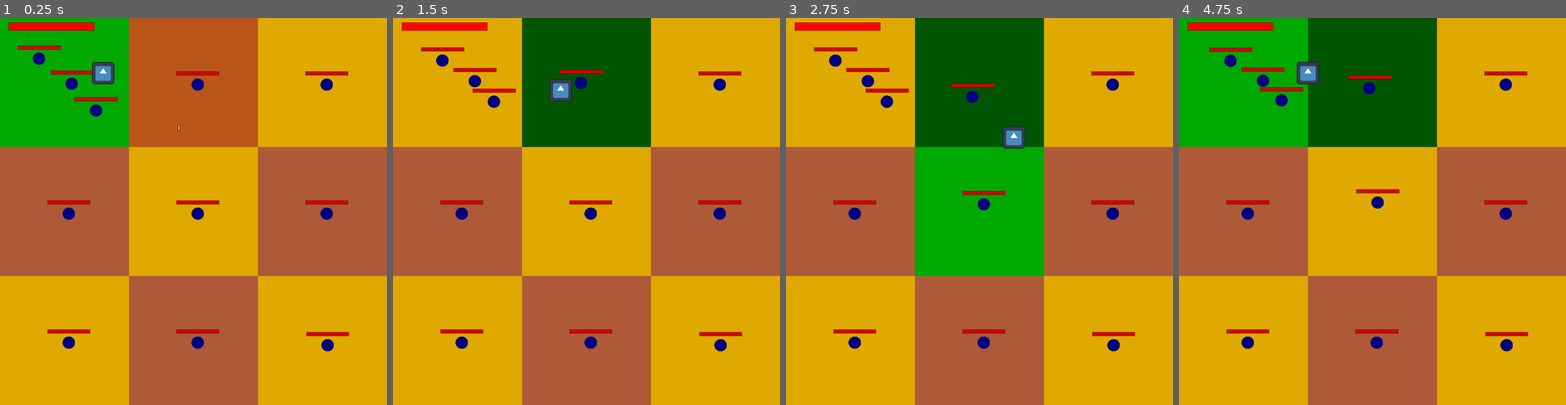
Above: before the commit, frames 1-4 (left to right).
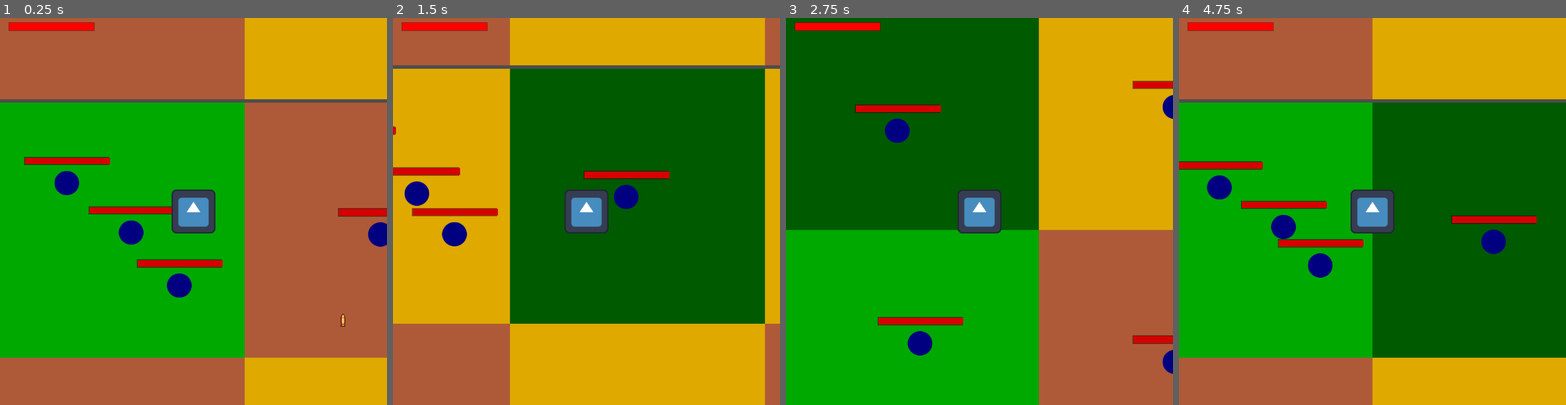
Above: after the commit, the same moments.

Repository: Jcalafange/IA_para_jogos
Game: Godot game, scene res://Cena1.tscn
The game is run twice, just before and just after one commit, with the same random seed, the same clock (stepped at 60 frames per second) and the same inputs. The engine's default icon, where the game draws it, is replaced by a stand-in: a white triangle on a blue panel in a dark square.
Inputs (mouse positions are in pixels of both pictures, inside the frame that each line leads up to):
- Up to frame 1 (0.25 s): no input
- Up to frame 2 (1.5 s): move the mouse to (671, 192) at 0.52 s; hold D (move_right) 0.53-1.28 s; click (671, 192) at 0.67 s; move the mouse to (509, 230) at 1.27 s; hold S (move_down) from 1.28 s (still down)
- Up to frame 3 (2.75 s): move the mouse to (1018, 126) at 2.02 s; release S (move_down) at 2.03 s; hold D (move_right) from 2.03 s (still down)
- Up to frame 4 (4.75 s): move the mouse to (1353, 288) at 2.77 s; release D (move_right) at 2.78 s; hold W (move_up) 2.78-3.53 s; click (1353, 288) at 2.92 s; move the mouse to (1488, 269) at 3.52 s; hold A (move_left) from 3.53 s (still down); move the mouse to (1256, 153) at 4.27 s

The runs differ from the first frame. In frame 1, 70% of the frame differs, in the area x 0-100%, y 0-100%; in frame 2, 72%; in frame 3, 71%; in frame 4, 81%.

Commit message:
aumentado o mapa em 5x5 zonas, adcionado camera que segue personagem

Diff:
--- a/Cena1.tscn
+++ b/Cena1.tscn
@@ -21,7 +21,7 @@
 modulate = Color(0.87451, 0.662745, 0, 1)
 
 [node name="Zone2" parent="GameController" groups=["Zonas"] instance=ExtResource("2_ibn4e")]
-modulate = Color(0.733333, 0.337255, 0.105882, 1)
+modulate = Color(0.682756, 0.354165, 0.220219, 1)
 position = Vector2(300, 0)
 
 [node name="Zone3" parent="GameController" groups=["Zonas"] instance=ExtResource("2_ibn4e")]
@@ -52,6 +52,78 @@
 modulate = Color(0.87451, 0.662745, 0, 1)
 position = Vector2(600, 600)
 
+[node name="Zone10" parent="GameController" groups=["Zonas"] instance=ExtResource("2_ibn4e")]
+modulate = Color(0.682756, 0.354165, 0.220219, 1)
+position = Vector2(0, 904)
+
+[node name="Zone11" parent="GameController" groups=["Zonas"] instance=ExtResource("2_ibn4e")]
+modulate = Color(0.87451, 0.662745, 0, 1)
+position = Vector2(300, 904)
+
+[node name="Zone12" parent="GameController" groups=["Zonas"] instance=ExtResource("2_ibn4e")]
+modulate = Color(0.682756, 0.354165, 0.220219, 1)
+position = Vector2(600, 904)
+
+[node name="Zone13" parent="GameController" groups=["Zonas"] instance=ExtResource("2_ibn4e")]
+modulate = Color(0.682756, 0.354165, 0.220219, 1)
+position = Vector2(-304, 600)
+
+[node name="Zone14" parent="GameController" groups=["Zonas"] instance=ExtResource("2_ibn4e")]
+modulate = Color(0.87451, 0.662745, 0, 1)
+position = Vector2(-304, 904)
+
+[node name="Zone15" parent="GameController" groups=["Zonas"] instance=ExtResource("2_ibn4e")]
+modulate = Color(0.682756, 0.354165, 0.220219, 1)
+position = Vector2(-304, -8)
+
+[node name="Zone16" parent="GameController" groups=["Zonas"] instance=ExtResource("2_ibn4e")]
+modulate = Color(0.87451, 0.662745, 0, 1)
+position = Vector2(-304, 296)
+
+[node name="Zone17" parent="GameController" groups=["Zonas"] instance=ExtResource("2_ibn4e")]
+modulate = Color(0.87451, 0.662745, 0, 1)
+position = Vector2(-608, -8)
+
+[node name="Zone18" parent="GameController" groups=["Zonas"] instance=ExtResource("2_ibn4e")]
+modulate = Color(0.682756, 0.354165, 0.220219, 1)
+position = Vector2(-608, 296)
+
+[node name="Zone19" parent="GameController" groups=["Zonas"] instance=ExtResource("2_ibn4e")]
+modulate = Color(0.87451, 0.662745, 0, 1)
+position = Vector2(-304, 904)
+
+[node name="Zone20" parent="GameController" groups=["Zonas"] instance=ExtResource("2_ibn4e")]
+modulate = Color(0.87451, 0.662745, 0, 1)
+position = Vector2(-608, 600)
+
+[node name="Zone21" parent="GameController" groups=["Zonas"] instance=ExtResource("2_ibn4e")]
+modulate = Color(0.682756, 0.354165, 0.220219, 1)
+position = Vector2(-608, 904)
+
+[node name="Zone22" parent="GameController" groups=["Zonas"] instance=ExtResource("2_ibn4e")]
+modulate = Color(0.682756, 0.354165, 0.220219, 1)
+position = Vector2(0, -304)
+
+[node name="Zone23" parent="GameController" groups=["Zonas"] instance=ExtResource("2_ibn4e")]
+modulate = Color(0.87451, 0.662745, 0, 1)
+position = Vector2(300, -304)
+
+[node name="Zone24" parent="GameController" groups=["Zonas"] instance=ExtResource("2_ibn4e")]
+modulate = Color(0.682756, 0.354165, 0.220219, 1)
+position = Vector2(600, -304)
+
+[node name="Zone25" parent="GameController" groups=["Zonas"] instance=ExtResource("2_ibn4e")]
+modulate = Color(0.87451, 0.662745, 0, 1)
+position = Vector2(-304, -304)
+
+[node name="Zone26" parent="GameController" groups=["Zonas"] instance=ExtResource("2_ibn4e")]
+modulate = Color(0.87451, 0.662745, 0, 1)
+position = Vector2(-304, -304)
+
+[node name="Zone27" parent="GameController" groups=["Zonas"] instance=ExtResource("2_ibn4e")]
+modulate = Color(0.682756, 0.354165, 0.220219, 1)
+position = Vector2(-608, -304)
+
 [node name="ball" parent="GameController" groups=["Balls"] instance=ExtResource("3_glsyj")]
 position = Vector2(160, 155)
 
@@ -68,7 +140,7 @@
 position = Vector2(760, 155)
 
 [node name="ball6" parent="GameController" groups=["Balls"] instance=ExtResource("3_glsyj")]
-position = Vector2(160, 455)
+position = Vector2(158, 470)
 
 [node name="ball8" parent="GameController" groups=["Balls"] instance=ExtResource("3_glsyj")]
 position = Vector2(760, 455)
@@ -84,6 +156,51 @@
 
 [node name="ball11" parent="GameController" groups=["Balls"] instance=ExtResource("3_glsyj")]
 position = Vector2(762, 761)
+
+[node name="ball12" parent="GameController" groups=["Balls"] instance=ExtResource("3_glsyj")]
+position = Vector2(160, 1059)
+
+[node name="ball13" parent="GameController" groups=["Balls"] instance=ExtResource("3_glsyj")]
+position = Vector2(460, 1059)
+
+[node name="ball14" parent="GameController" groups=["Balls"] instance=ExtResource("3_glsyj")]
+position = Vector2(762, 1065)
+
+[node name="ball15" parent="GameController" groups=["Balls"] instance=ExtResource("3_glsyj")]
+position = Vector2(-144, 755)
+
+[node name="ball16" parent="GameController" groups=["Balls"] instance=ExtResource("3_glsyj")]
+position = Vector2(-144, 1059)
+
+[node name="ball17" parent="GameController" groups=["Balls"] instance=ExtResource("3_glsyj")]
+position = Vector2(-448, 147)
+
+[node name="ball18" parent="GameController" groups=["Balls"] instance=ExtResource("3_glsyj")]
+position = Vector2(-448, 451)
+
+[node name="ball19" parent="GameController" groups=["Balls"] instance=ExtResource("3_glsyj")]
+position = Vector2(-144, 755)
+
+[node name="ball20" parent="GameController" groups=["Balls"] instance=ExtResource("3_glsyj")]
+position = Vector2(-144, 1059)
+
+[node name="ball21" parent="GameController" groups=["Balls"] instance=ExtResource("3_glsyj")]
+position = Vector2(160, -149)
+
+[node name="ball22" parent="GameController" groups=["Balls"] instance=ExtResource("3_glsyj")]
+position = Vector2(460, -149)
+
+[node name="ball23" parent="GameController" groups=["Balls"] instance=ExtResource("3_glsyj")]
+position = Vector2(762, -143)
+
+[node name="ball24" parent="GameController" groups=["Balls"] instance=ExtResource("3_glsyj")]
+position = Vector2(-144, -149)
+
+[node name="ball25" parent="GameController" groups=["Balls"] instance=ExtResource("3_glsyj")]
+position = Vector2(-144, -149)
+
+[node name="Bullet" parent="GameController" instance=ExtResource("7_v4s5h")]
+position = Vector2(416, 256)
 
 [node name="HUD" type="CanvasLayer" parent="GameController"]
 
@@ -93,6 +210,7 @@
 offset_right = 220.0
 offset_bottom = 30.0
 color = Color(0, 0, 0, 0.509804)
+metadata/_edit_use_anchors_ = true
 
 [node name="Bar" type="ColorRect" parent="GameController/HUD/PlayerLife"]
 layout_mode = 0
@@ -101,6 +219,7 @@
 offset_right = 199.0
 offset_bottom = 19.0
 color = Color(1, 0, 0, 1)
+metadata/_edit_use_anchors_ = true
 
 [node name="player" type="CharacterBody2D" parent="." groups=["Player"]]
 position = Vector2(240, 128)
@@ -118,13 +237,13 @@
 
 [node name="ShootTimer" type="Timer" parent="player"]
 
+[node name="Camera2D" type="Camera2D" parent="player"]
+zoom = Vector2(1.976, 1.976)
+
 [node name="BulletManager" type="Node2D" parent="."]
 script = ExtResource("6_gvfge")
 bullet_scene = ExtResource("7_v4s5h")
 
-[node name="Bullet" parent="." instance=ExtResource("7_v4s5h")]
-position = Vector2(416, 256)
-
 [connection signal="StatusChange" from="player" to="GameController" method="_on_player_status_change"]
 [connection signal="shoot" from="player" to="BulletManager" method="_on_player_shoot"]
 [connection signal="timeout" from="player/ShootTimer" to="player" method="_on_shoot_timer_timeout"]
